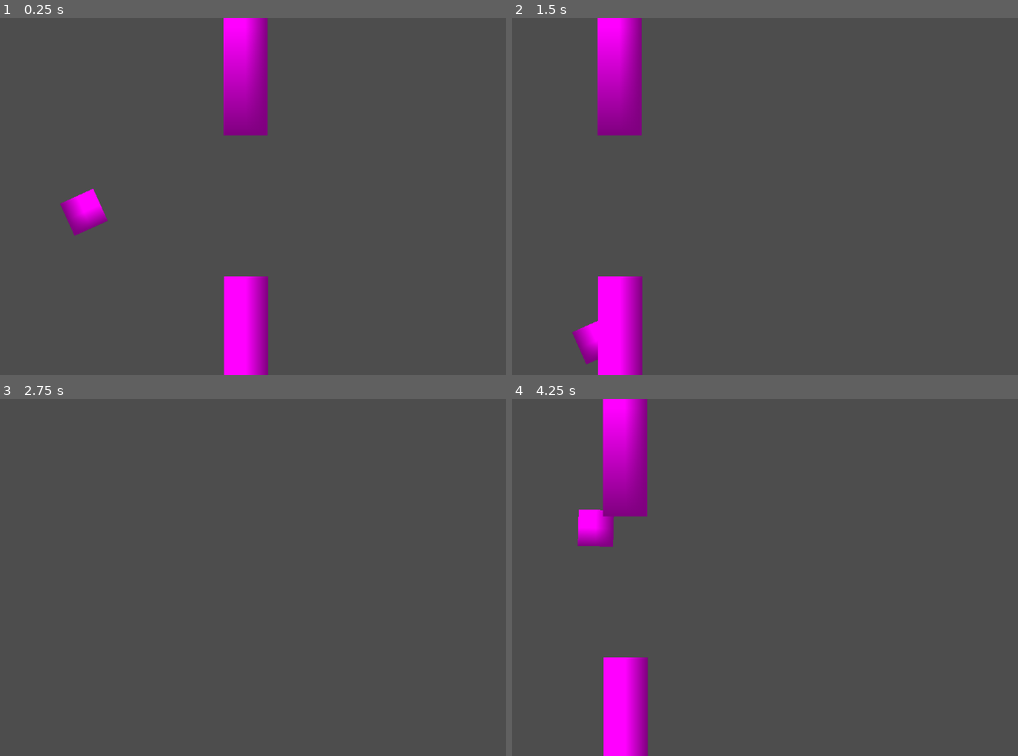
Above: before the commit, frames 1-4 (two rows, left to right).
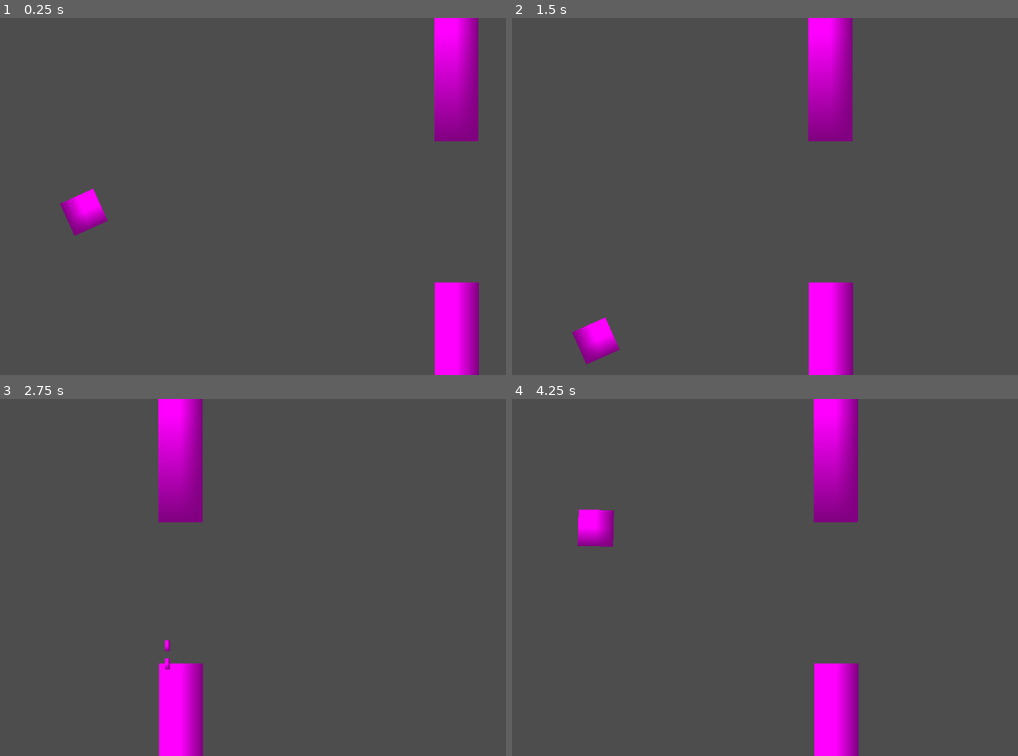
Above: after the commit, the same moments.

Repository: be9f/flappy_bird-demo
Game: Godot game, scene res://Scene/main.tscn
Two runs of this game, one before a commit and one after it. Both use one fixed random seed, a clock stepped at 60 frames per second and the inputs below.
Inputs (mouse positions are in pixels of both pictures, inside the frame that each line leads up to):
- Up to frame 1 (0.25 s): no input
- Up to frame 2 (1.5 s): move the mouse to (967, 178) at 0.52 s; click (967, 178) at 0.77 s; move the mouse to (704, 214) at 1.27 s
- Up to frame 3 (2.75 s): click (192, 595) at 1.52 s; move the mouse to (379, 498) at 2.02 s
- Up to frame 4 (4.25 s): move the mouse to (800, 648) at 2.77 s; click (800, 648) at 3.02 s; move the mouse to (outside the picture) at 3.52 s; click (outside the picture) at 3.77 s

The runs differ from the first frame. In frame 1, 11% of the frame differs, in the area x 44-95%, y 0-100%; in frame 2, 11%; in frame 3, 5.3%; in frame 4, 11%, in the area x 17-69%, y 0-100%.
Error before the commit: Invalid call. Nonexistent function 'instantiate' in base 'GDScript'. (res://script/main.gd:12)

Commit message:
fix loi 1

Diff:
--- a/Scene/pipe.tscn
+++ b/Scene/PipePair.tscn
@@ -33,7 +33,7 @@
 
 [node name="VisibleOnScreenNotifier2D" type="VisibleOnScreenNotifier2D" parent="."]
 position = Vector2(0, 16.5)
-scale = Vector2(0.4, 2.65)
+scale = Vector2(0.4, 0.65)
 
 [connection signal="body_entered" from="." to="." method="_on_body_entered"]
 [connection signal="screen_exited" from="VisibleOnScreenNotifier2D" to="." method="_on_visible_on_screen_notifier_2d_screen_exited"]
--- a/Scene/bird.tscn
+++ b/Scene/bird.tscn
@@ -7,7 +7,7 @@
 [sub_resource type="CircleShape2D" id="CircleShape2D_186t8"]
 radius = 33.0151
 
-[node name="CharacterBody2D" type="CharacterBody2D"]
+[node name="Bird" type="CharacterBody2D"]
 script = ExtResource("1_easqi")
 
 [node name="Sprite2D" type="Sprite2D" parent="."]
--- a/Scene/main.tscn
+++ b/Scene/main.tscn
@@ -1,8 +1,8 @@
 [gd_scene load_steps=4 format=3 uid="uid://c12btn5auc5yh"]
 
 [ext_resource type="Script" uid="uid://blmjxy4ra65s8" path="res://script/main.gd" id="1_sblpm"]
-[ext_resource type="PackedScene" uid="uid://wml6rdie5klh" path="res://Scene/bird.tscn" id="2_r34rm"]
-[ext_resource type="PackedScene" uid="uid://bq8djogiefbah" path="res://Scene/pipe.tscn" id="3_1bvp3"]
+[ext_resource type="PackedScene" uid="uid://wml6rdie5klh" path="res://Scene/Bird.tscn" id="2_r34rm"]
+[ext_resource type="PackedScene" uid="uid://bq8djogiefbah" path="res://Scene/PipePair.tscn" id="3_1bvp3"]
 
 [node name="World" type="Node2D"]
 script = ExtResource("1_sblpm")
@@ -21,5 +21,5 @@
 autostart = true
 
 [node name="PipePair" parent="." instance=ExtResource("3_1bvp3")]
-position = Vector2(495, 17.0001)
+position = Vector2(877, 28)
 scale = Vector2(9.4, 19.64)
--- a/script/PipePair.gd
+++ b/script/PipePair.gd
@@ -10,10 +10,13 @@
 # Hàm xử lý va chạm với Chim
 func _on_body_entered(body):
 	# Kiểm tra xem vật va vào có phải là Chim không (Dựa trên tên Node hoặc Class)
+	print("Body entered: ", body.name) #Thêm print để debug
 	if body.name == "Bird":
-		print("Chim da chet! Game Over.")
+		print("Chim da chet! Game Over.") #Thêm print để debug
 		# Lệnh reload lại game ngay lập tức
 		get_tree().reload_current_scene()
+		# Đảm bảo rằng bạn không cần phải tiếp tục thực hiện các hành động khác sau khi reload scene.
+		queue_free()  # Xóa PipePair sau khi reload scene để tránh các lỗi tiềm ẩn
 
 # Hàm xử lý khi ống đi ra khỏi màn hình (để xóa đi cho nhẹ máy)
 func _on_visible_on_screen_notifier_2d_screen_exited():
--- a/script/main.gd
+++ b/script/main.gd
@@ -1,7 +1,7 @@
 extends Node2D
 
 # Preload scene ống để sinh ra
-var pipe_scene = preload("res://script/PipePair.gd")
+var pipe_scene = preload("res://Scene/PipePair.tscn")
 
 func _ready():
 	# Kết nối tín hiệu timeout của Timer
@@ -23,5 +23,5 @@
 	add_child(pipe)
 
 func _on_pipe_hit(body):
-	if body.name == "Bird":
+	if body.name == "Bird":  #Kiểm tra tên của đối tượng va chạm
 		get_tree().reload_current_scene()
Not shown: 2 places in Scene/PipePair.tscn that only renumber resources
